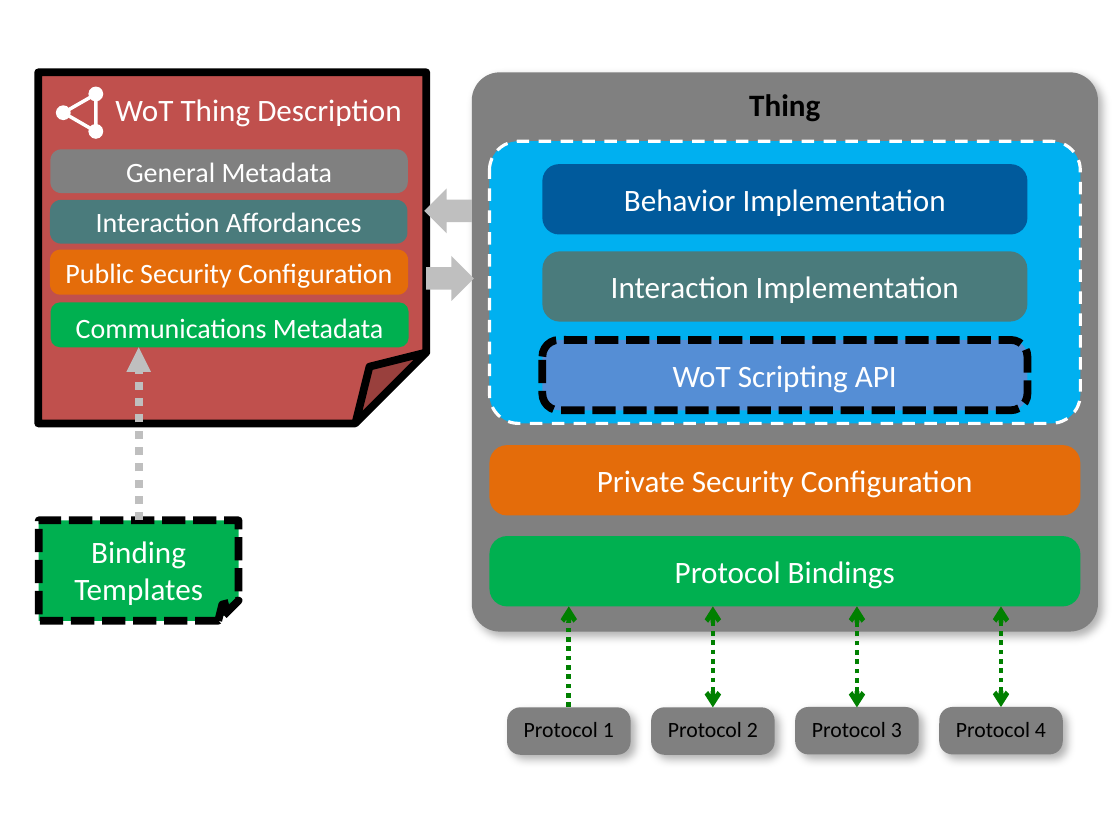
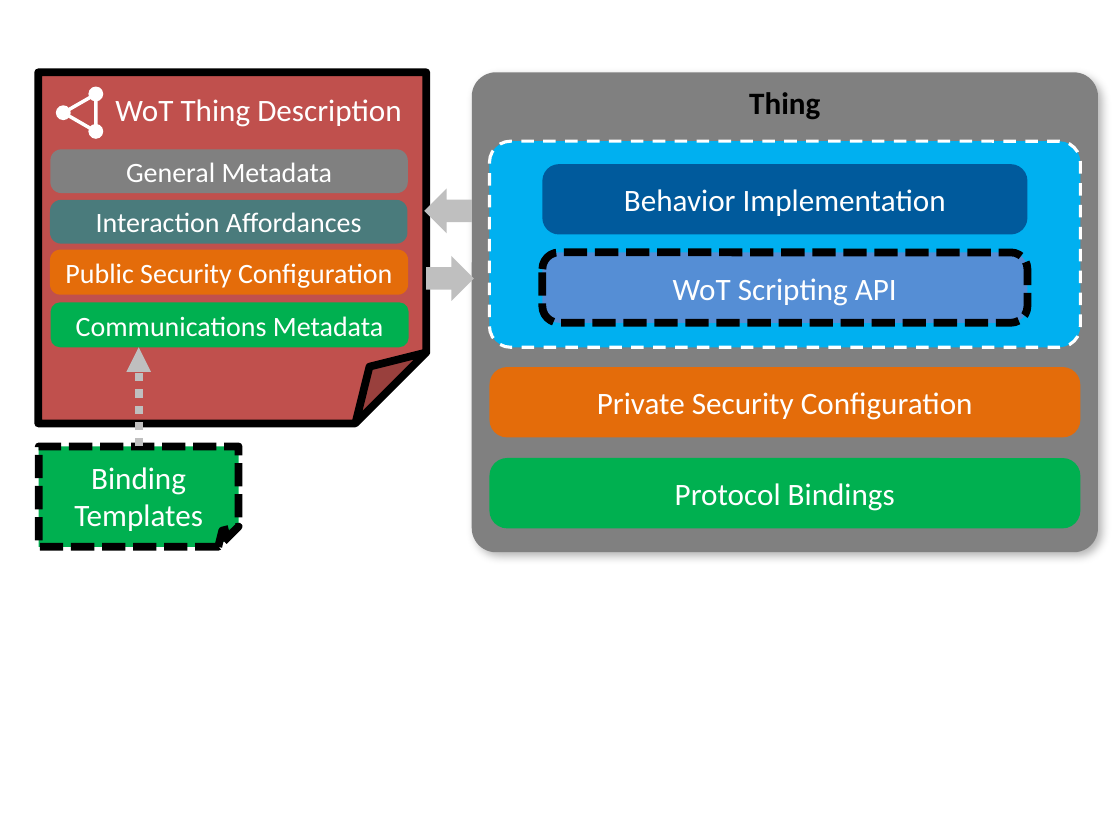
Before and after one commit to w3c/wot-architecture, a slide deck: slide 7 of images/wot-architecture-figures-new2.pptx (slide 5 before the commit). Drawn at 1120x840 pixels with LibreOffice and Linux fonts; fonts in the diff are those of the drawing. Boxes give left, top, right and bottom in pixels: in the first picture for what was removed or moved away, otherwise in the second. Text is boxed around its words. In the diff, an @@ line names an element or a change of style, - is before the commit and + after.

```diff
--- a/images/wot-architecture-figures-new2.pptx
+++ b/images/wot-architecture-figures-new2.pptx
@@ rounded rectangle "Thing": place and size @@
-rounded rectangle "Thing" at [472, 73, 1098, 632]
+rounded rectangle "Thing" at [472, 73, 1098, 553]
@@ rounded rectangle: place and size @@
-rounded rectangle at [489, 141, 1081, 423]
+rounded rectangle at [489, 141, 1081, 347]
@@ rounded rectangle "WoT Scripting API": place and size @@
-rounded rectangle "WoT Scripting API" at [542, 340, 1027, 411]
+rounded rectangle "WoT Scripting API" at [542, 252, 1027, 323]
@@ rounded rectangle removed at [542, 251, 1027, 321] @@
-Interaction Implementation
@@ rounded rectangle "Communications Metadata" at [50, 302, 409, 347]: vertical alignment top to middle @@
@@ arrow moved from (139, 521) - (139, 347) to (139, 447) - (139, 347) @@
@@ rounded rectangle "Private Security Configuration": place and size @@
-rounded rectangle "Private Security Configuration" at [489, 445, 1081, 515]
+rounded rectangle "Private Security Configuration" at [489, 367, 1081, 438]
@@ folded corner "Binding Templates": place and size @@
-folded corner "Binding Templates" at [39, 521, 239, 622]
+folded corner "Binding Templates" at [39, 447, 239, 548]
@@ rounded rectangle "Protocol Bindings": place and size @@
-rounded rectangle "Protocol Bindings" at [489, 536, 1081, 607]
+rounded rectangle "Protocol Bindings" at [489, 458, 1081, 529]
@@ group removed at [507, 606, 1063, 755]: 4 rounded rectangles, 3 double arrows, 1 arrow @@
-Protocol 2
-Protocol 4
-Protocol 1
-Protocol 3
```
Also in this commit, not shown: 6 other slides changed, 2 slides added.
